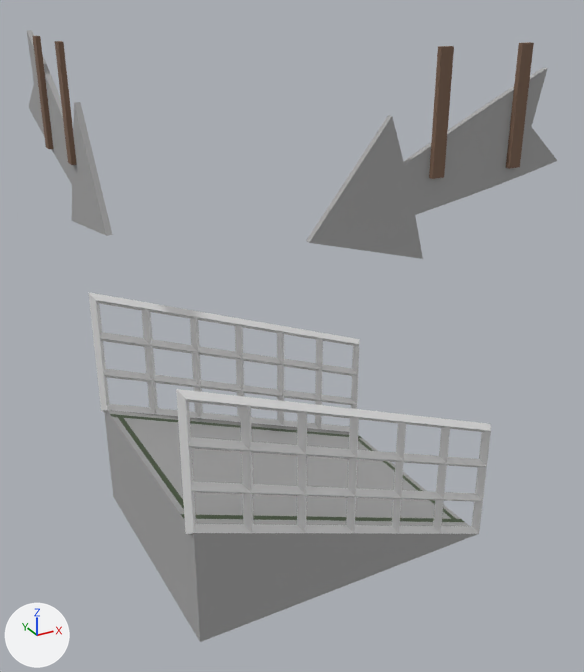
The FBX model Assets/Team/Matxado/Mapas/N1_Armazém/Assets/SetasComboio.fbx: old version first, new version second.
Rendered twice from a 50 mm camera at (-10.62, 7.55, 5.56) aimed at (-6.36, 15.3, 1.69). The lights are fixed; the arrows at lower left show +X, +Y and +Z. Where no turn or scale is listed for an object, it has been applied to the vertices.
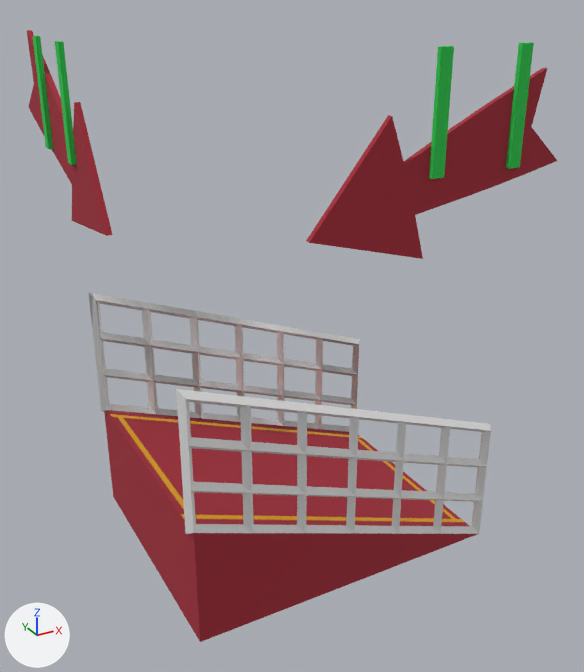
Where the change shows, as pixel boxes (x1, y1, x2, y2) in the pictures (584 x 672 px):
'Cube.104', recoloured (grey to red)
    both: (104, 410, 477, 642)
'Cube.105', recoloured (grey to red)
    both: (27, 30, 557, 259)

The change in detail:
Material 'Betão' (mat_betão) changes colour from grey #a6a6a6 to red #a62938; in linear values from (0.382, 0.382, 0.382) to (0.382, 0.0219, 0.0394).
Material 'Castanho' (mat_castanho) changes colour from brown #7a604e to green #27cc4c; in linear values from (0.196, 0.117, 0.0761) to (0.0199, 0.602, 0.0718).
Material 'Verde' (mat_verde) changes colour from dark green #4c5c41 to yellow #ecaa00; in linear values from (0.072, 0.108, 0.0529) to (0.837, 0.4, 0.0).
